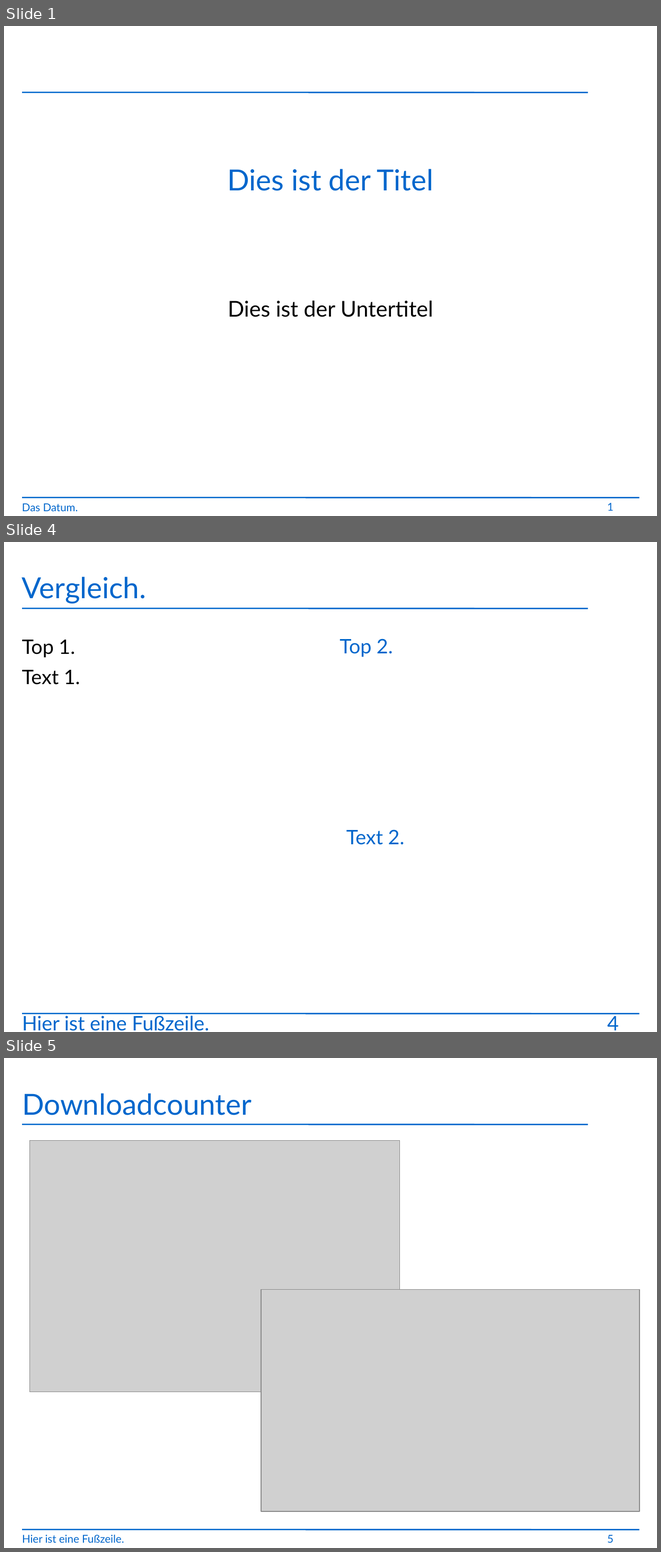
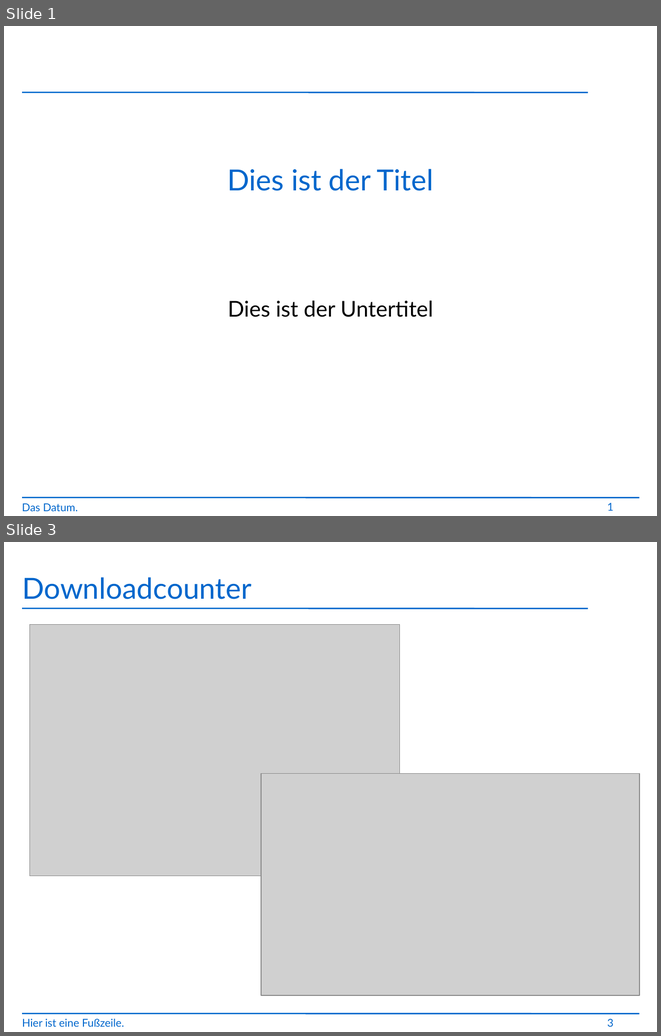
Before and after one commit to jbushe/presentations, a slide deck: presentation.odp. Shown one above the other, each under a label of ours: slides 1, 4 and 5 before the commit, slides 1 and 3 after it; the slides between them are not shown. The pictures are 661x1552 and 661x1036 pixels, drawn with LibreOffice and Linux fonts; fonts in the diff are those of the drawing; grey boxes stand for pictures; background and template pictures are left out. Boxes give left, top, right and bottom in pixels: in the first picture for what was removed or moved away, otherwise in the second. Text is boxed around its words. In the diff, an @@ line names an element or a change of style, - is before the commit and + after.

```diff
--- a/presentation.odp
+++ b/presentation.odp
@@ slide 4 removed at (x1=4, y1=542, x2=657, y2=1032), background #FFFFFF; not listed: 2 template elements that a slide beside it also shows @@
@@ title removed at (x1=22, y1=576, x2=146, y2=603) @@
-Vergleich.
@@ text removed at (x1=22, y1=640, x2=75, y2=658) @@
-Top 1.
@@ text removed at (x1=339, y1=638, x2=393, y2=657) @@
-Top 2.
@@ text removed at (x1=22, y1=670, x2=80, y2=685) @@
-Text 1.
@@ text removed at (x1=346, y1=829, x2=405, y2=845) @@
-Text 2.
@@ text removed at (x1=22, y1=1013, x2=209, y2=1031) @@
-Hier ist eine Fußzeile.
@@ page number removed at (x1=607, y1=1013, x2=619, y2=1030) @@
-4
@@ what was slide 5 is now slide 3 @@
@@ page number at (x1=607, y1=1018, x2=614, y2=1026): text changed @@
-5
+3
```
Also in this commit, not shown: 3 slides changed, 1 slide added, 5 other slides removed.
